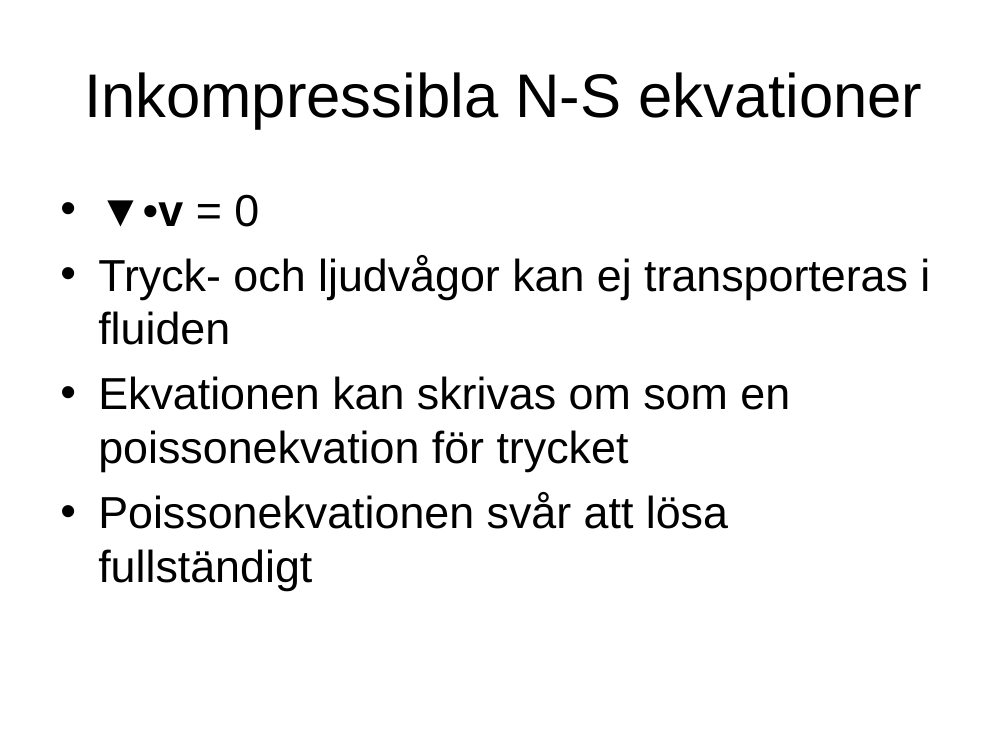
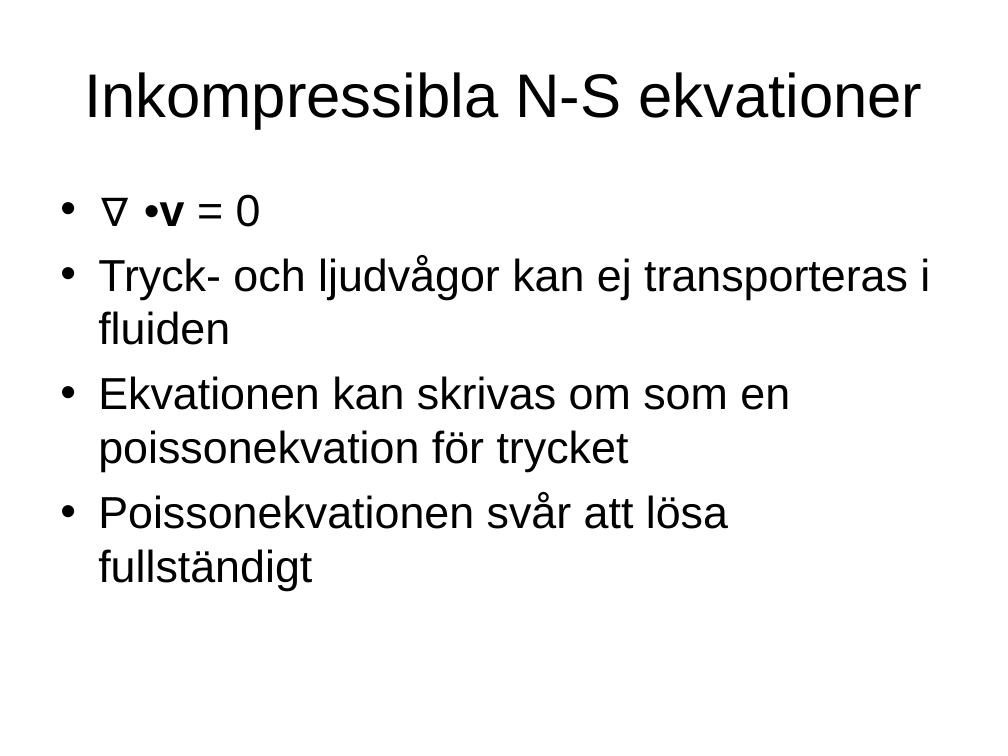
Before and after one commit to krikru/master_thesis, a slide deck: slide 10 of Document/Arbete.ppt. Drawn at 1008x756 pixels with LibreOffice and Linux fonts; fonts in the diff are those of the drawing. Boxes give left, top, right and bottom in pixels: in the first picture for what was removed or moved away, otherwise in the second. Text is boxed around its words. In the diff, an @@ line names an element or a change of style, - is before the commit and + after.

```diff
--- a/Document/Arbete.ppt
+++ b/Document/Arbete.ppt
@@ text at <box>160,194,261,227</box>: text changed @@
-• ▼•v = 0
+• ∇ •v = 0
```
Also in this commit, not shown: 3 other slides changed, 3 slides added, 11 other files.
